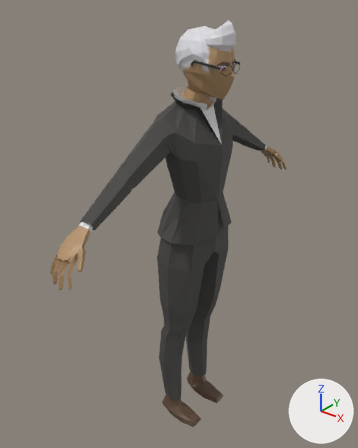
Before and after pictures for a commit that changed the Blender file gadot-project-game-off-2024/Assets/Characters/Jonah Thorne/JonahThorne.blend.
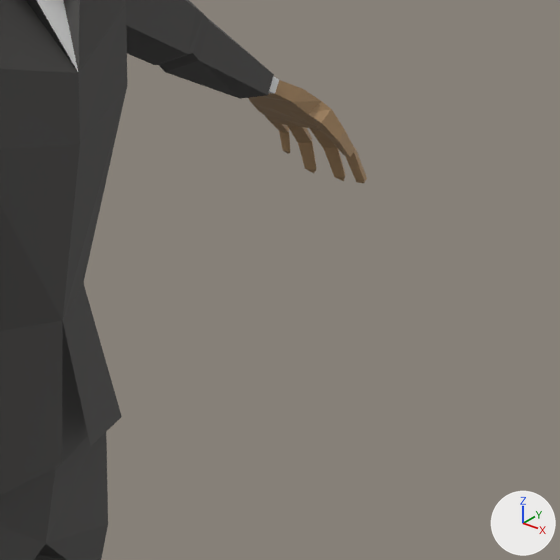
Each version appears first whole from a 50 mm camera at (1.099, -1.513, 1.918) aimed at (-0.099, -0.016, 0.99), and next in a close-up on the part from 57% to 92% of the width and 29% to 57% of the height. The axes (+X, +Y, +Z) are drawn at lower right. The lights are the same throughout.

Names of what the first close-up shows: 'Homme'.
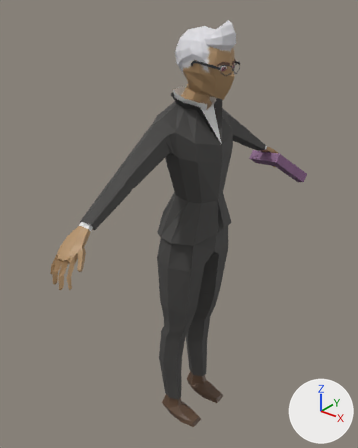
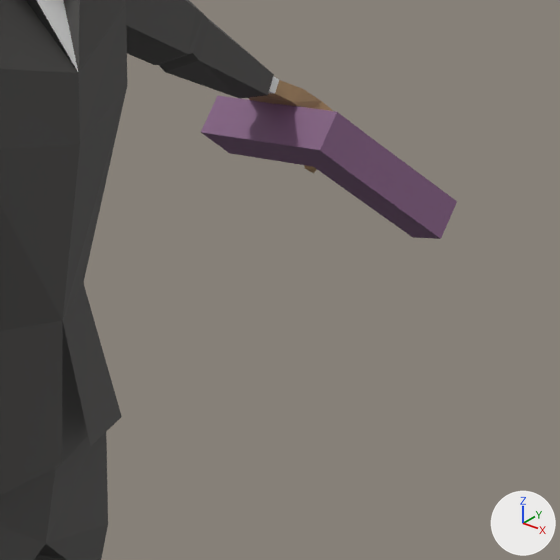
The change, as a diff of the scene's bpy script:
```diff
--- a/gadot-project-game-off-2024/Assets/Characters/Jonah Thorne/JonahThorne.blend.py
+++ b/gadot-project-game-off-2024/Assets/Characters/Jonah Thorne/JonahThorne.blend.py
@@ mat_gun @@
+mat_gun = principled_material('Gun')
+mat_gun.base_color = (0.219, 0.106, 0.218)  # purple #815c81
@@ me_cube_002 @@
 # used by ob_homme; location = (0.0, 0.0, 0.0)
-me_cube_002.from_pydata(...)  # 850 vertices, 869 faces; spans x -0.16..0.14, y -0.73..0.73, z 0.0..1.81
+me_cube_002.from_pydata(...)  # 866 vertices, 883 faces; spans x -0.16..0.14, y -0.73..0.73, z 0.0..1.81
+# me_cube_002 part 1: a new loose piece of 16 vertices spanning x -0.12..0.13, y 0.56..0.73, z 1.01..1.18, in mat_gun (purple #815b81)
 me_cube_002.materials.append(mat_skin)
@@ me_cube_002 @@
 me_cube_002.materials.append(mat_glasses)
+me_cube_002.materials.append(mat_gun)  # purple #815c81
```

What differs and where, as boxes (x1, y1, x2, y2) in the close-ups (560 x 560 px):
'Homme', reshaped: before (0, 0, 367, 560); after (0, 0, 457, 560)
part 1 of me_cube_002, added (purple): after (201, 96, 457, 239)
